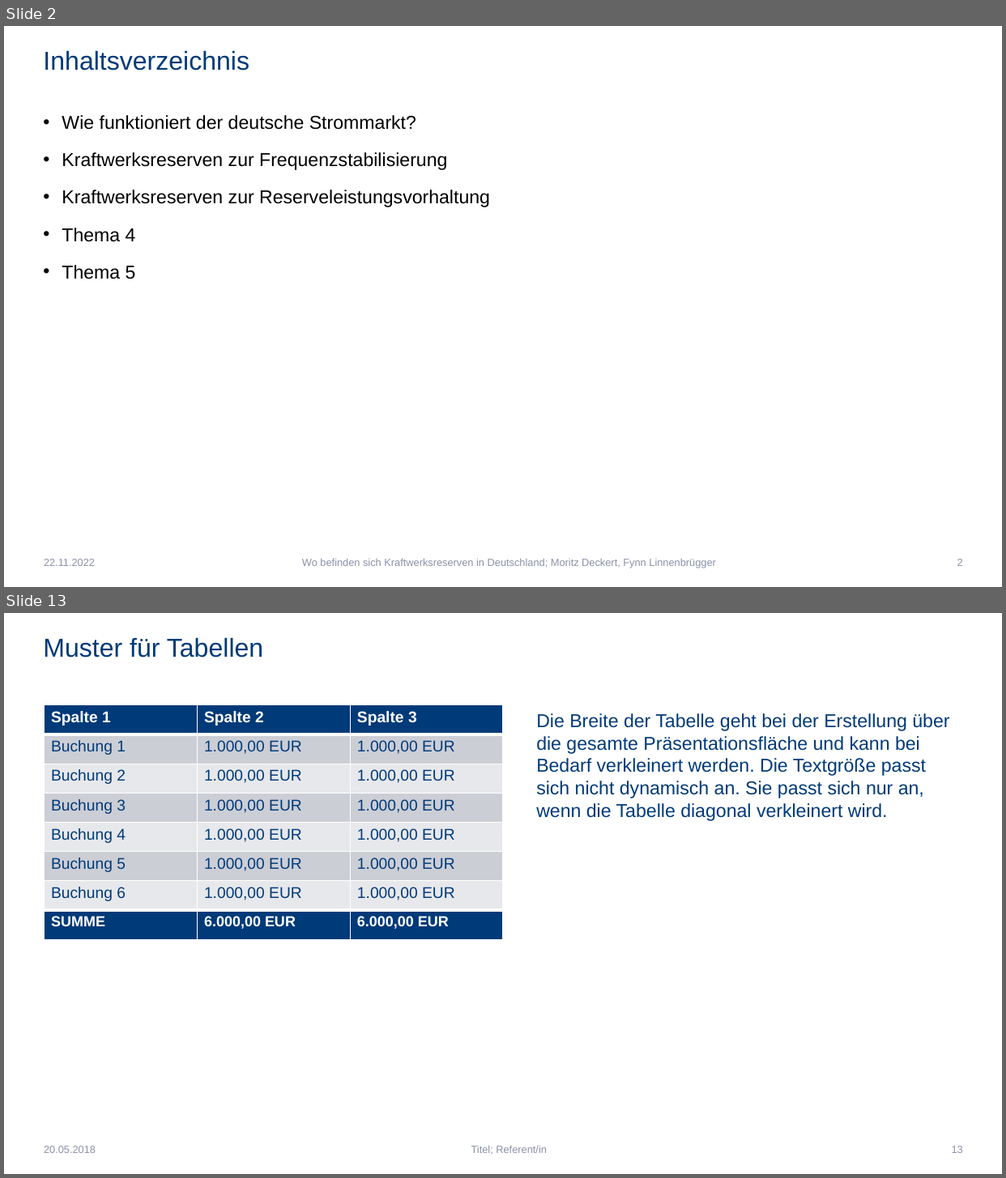
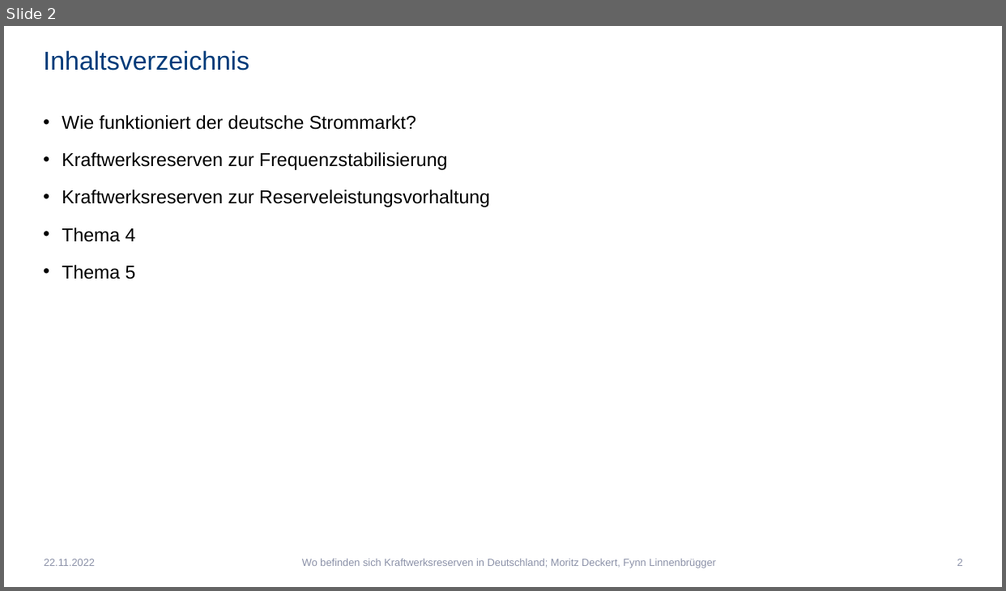
Before and after one commit to Febbyyyy/Regenerative-Energietechnik-Projekt, a slide deck: Präsentation - Wo befinden sich Kraftwerksreserven in Deutschland.pptx. Shown one above the other, each under a label of ours: slides 2 and 13 before the commit, slide 2 after it; the slides between them are not shown. The pictures are 1006x1178 and 1006x591 pixels, drawn with LibreOffice and Linux fonts; fonts in the diff are those of the drawing. Boxes give left, top, right and bottom in pixels: in the first picture for what was removed or moved away, otherwise in the second. Text is boxed around its words. In the diff, an @@ line names an element or a change of style, - is before the commit and + after.

```diff
--- a/Präsentation - Wo befinden sich Kraftwerksreserven in Deutschland.pptx
+++ b/Präsentation - Wo befinden sich Kraftwerksreserven in Deutschland.pptx
@@ slide 13 removed at bbox=[4, 613, 1002, 1174], background #FFFFFF @@
@@ title removed at bbox=[43, 637, 263, 658] @@
-Muster für Tabellen
@@ table removed at bbox=[44, 705, 504, 940], 8 rows, 3 columns @@
-Spalte 1 | Spalte 2 | Spalte 3
-Buchung 1 | 1.000,00 EUR | 1.000,00 EUR
-Buchung 2 | 1.000,00 EUR | 1.000,00 EUR
-Buchung 3 | 1.000,00 EUR | 1.000,00 EUR
-Buchung 4 | 1.000,00 EUR | 1.000,00 EUR
-Buchung 5 | 1.000,00 EUR | 1.000,00 EUR
-Buchung 6 | 1.000,00 EUR | 1.000,00 EUR
-SUMME | 6.000,00 EUR | 6.000,00 EUR
@@ text removed at bbox=[536, 713, 949, 821] @@
-Die Breite der Tabelle geht bei der Erstellung über die gesamte Präsentationsfläche und kann bei Bedarf verkleinert werden. Die Textgröße passt sich nicht dynamisch an. Sie passt sich nur an, wenn die Tabelle diagonal verkleinert wird.
@@ text removed at bbox=[44, 1146, 96, 1153] @@
-20.05.2018
@@ text removed at bbox=[471, 1146, 547, 1154] @@
-Titel; Referent/in
@@ page number removed at bbox=[952, 1146, 963, 1153] @@
-13
```
Also in this commit, not shown: 6 slides changed, 2 slides added, 6 other slides removed.
